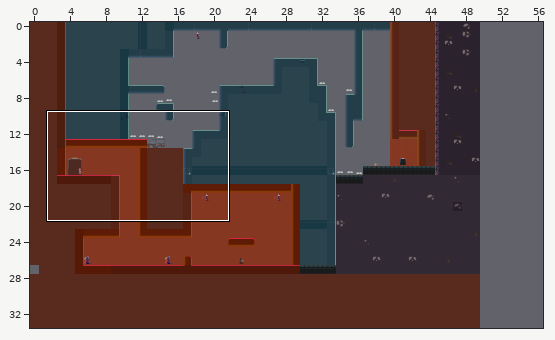
Tiled map (JSON): Eudaemon/assets/levels/level9.json. The first picture is a wide view before the edit; the outline marks the close-up.
Close-up. Before:
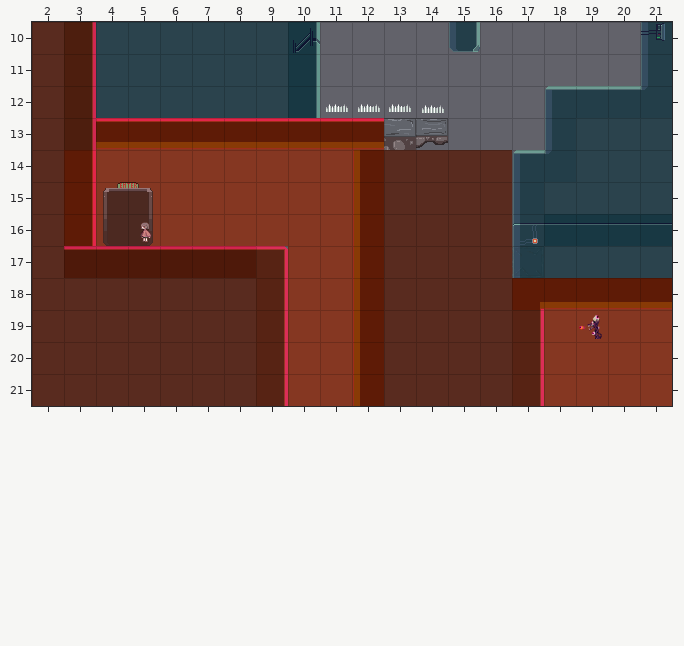
Cells are 32x32 px. Shown: x 2..21, y 10..21. The commit also changed other parts of the map, which this record leaves out. The old version is drawn lined up with the new one.
New version:
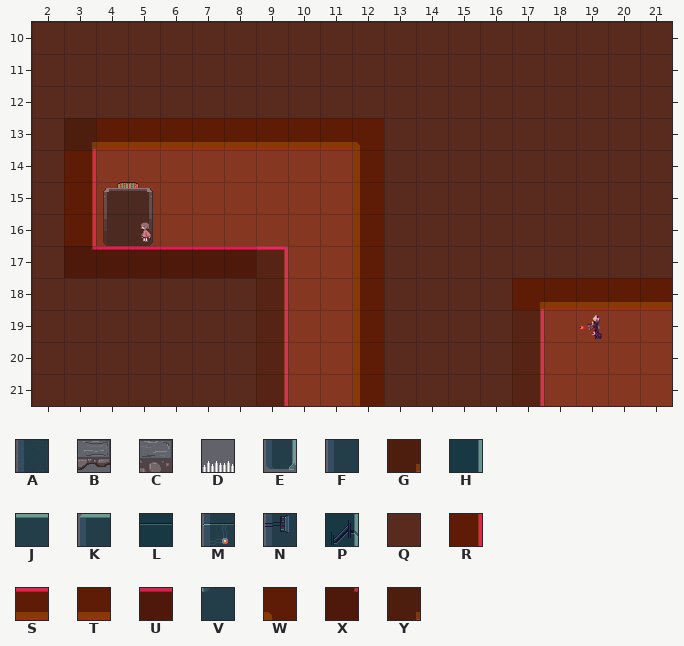
Key: from "Eudaemon Tilleset": A 20 "Scaffolding1x1B", B 26 "ConcreteNoBottom2x1_2A", C 32 "ConcreteDirtBottom2x2_2A", D 86 "spike", E 152 "MetalPlatformRightEndVer", F 168 "MetalPlatformExteriorVer", G 169 "MetalPlatformExteriorMid", H 171 "MetalPlatformExteriorVer", J 172 "MetalPlatformExterior2", K 175 "MetalPlatformExteriorCor", L 211 "MetalPlatformExteriorAVe", M 215 "MetalPlatformExteriorBVe", N 223 "MetalPlatformExteriorEVe", P 227 "MetalPlatformExteriorFVe", Q 242 "RedMetalPlatformExterior", R 252 "RedMetalPlatformExterior", S 296 "RedMetalPlatformD", T 300 "RedMetalPlatformExterior", U 301 "RedMetalPlatformExterior", V 321 "MetalPlatformExteriorMid", W 323 "RedMetalPlatformExterior", X 325 "RedMetalPlatformExterior", Y 326 "RedMetalPlatformExterior".
_ is an empty cell, . an unchanged one.
Objects are placed by their top-left corner, in cells (3,4 is the top-left corner of cell 3,4); size is 1x1 cell unless given.
See-through tiles are keyed as they look on the map.
From old to new:
map size 50x34 -> 57x34 cells
--- layer "TileLayerBG2"
@@ x 3..21 @@
-10 GGGGGGGG___________
-11 GGGGGGGG___________
-12 GGGGGGGG___________
-13 ..........______GGG
-14 ..............__GGG
-15 .............._GGGG
-16 .............._GGGG
-17 .............._GGGG
+10 QQQQQQQQQQQQQQQQQQQ
+11 QQQQQQQQQQQQQQQQQQQ
+12 QQQQQQQQQQQQQQQQQQQ
+13 ..........QQQQQQQQQ
+14 ..............QQQQQ
+15 ..............QQQQQ
+16 ..............QQQQQ
+17 ..............QQQQQ
--- layer "TileLayerBG"
@@ x 17..17 @@
-17 A
+17 _
--- layer "TileLayerFG"
@@ x 3..21 @@
-10 R......P....E.....N
-11 R......H..........F
-12 R......H.......KJJV
-13 RSSSSSSSSSCB...F...
-14 ..............KV...
-15 ..............F....
-16 ..............MLLLL
-17 U.............F....
+10 _......_...._....._
+11 _......_.........._
+12 _......_.......____
+13 YTTTTTTTTW__..._...
+14 ..............__...
+15 .............._....
+16 .............._____
+17 X............._....
--- layer "ObjectLayer"
-D "Spike" at 11.2,12.1 size 0.7x0.7
-D "Spike" at 12.2,12.1 size 0.7x0.7
-D "Spike" at 13.1,12.1 size 0.7x0.7
-D "Spike" at 14.2,12.2 size 0.7x0.7
